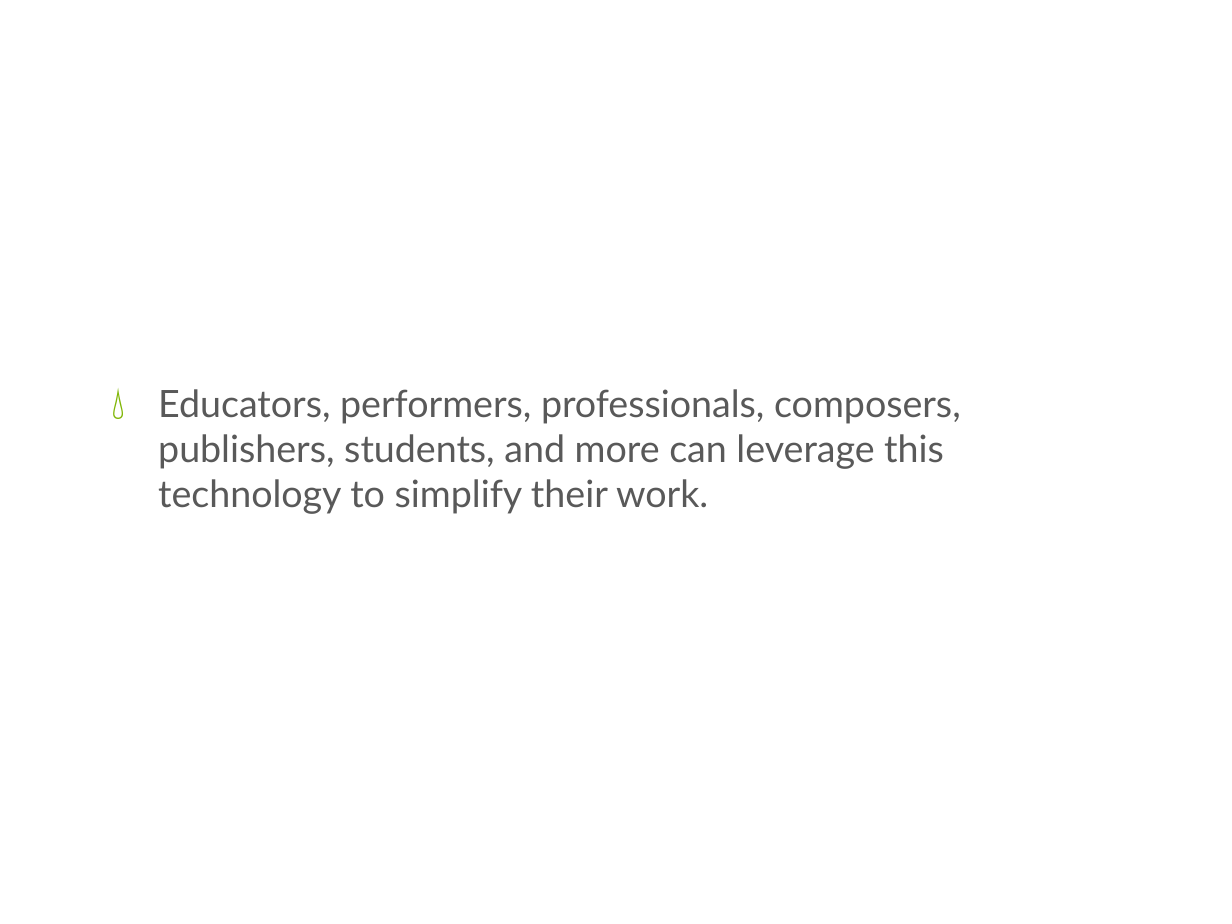
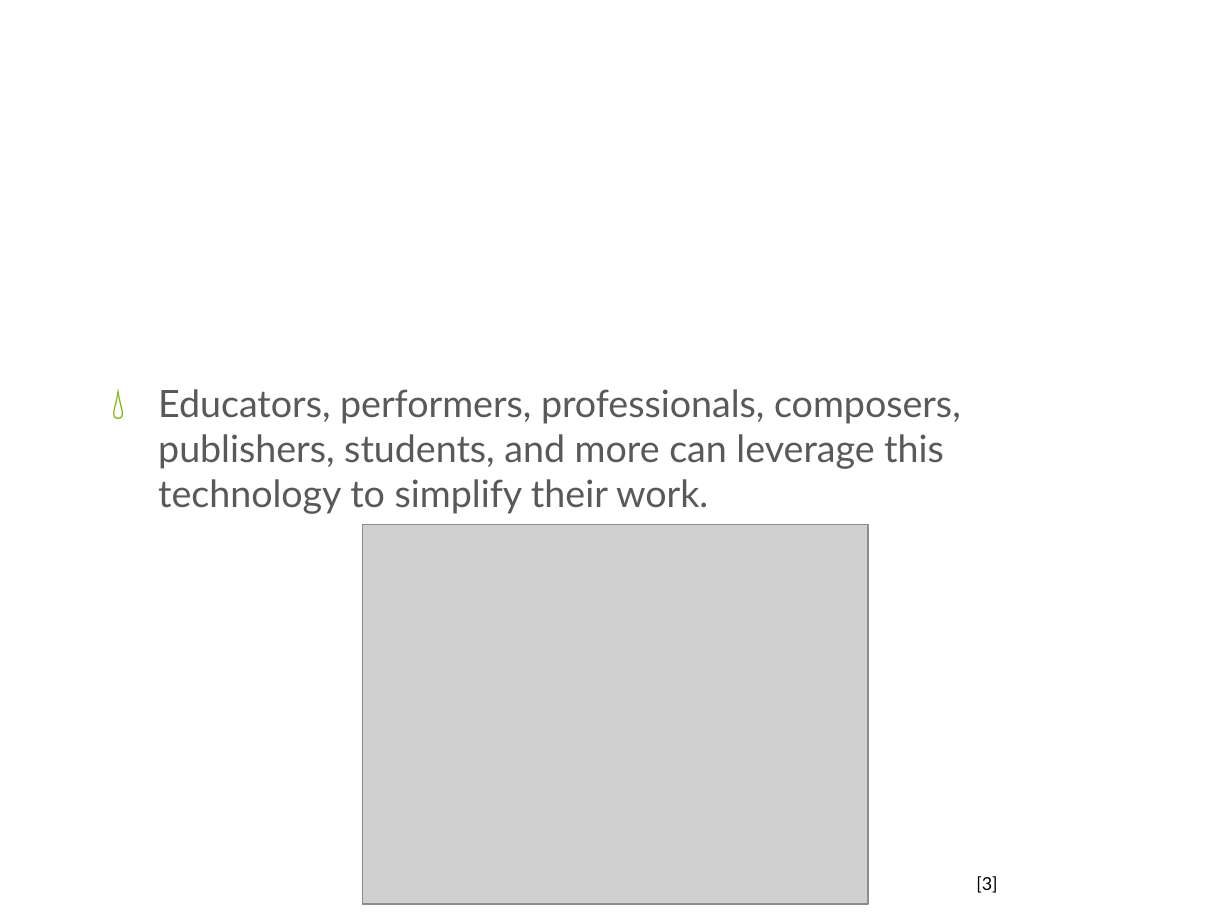
Before and after one commit to xwsxethan/MusicScoring, a slide deck: slide 6 of Documents/Thesis/ThesisDissertation.pptx. Drawn at 1232x924 pixels with LibreOffice and Linux fonts; fonts in the diff are those of the drawing; grey boxes stand for pictures; background and template pictures are left out. Boxes give left, top, right and bottom in pixels: in the first picture for what was removed or moved away, otherwise in the second. Text is boxed around its words. In the diff, an @@ line names an element or a change of style, - is before the commit and + after.

```diff
--- a/Documents/Thesis/ThesisDissertation.pptx
+++ b/Documents/Thesis/ThesisDissertation.pptx
@@ picture added at box(362, 525, 869, 904) @@
@@ text added at box(976, 876, 997, 893), 10.5 pt, text #000000 @@
+[3]
```
Also in this commit, not shown: 5 other slides changed, 11 slides added.
